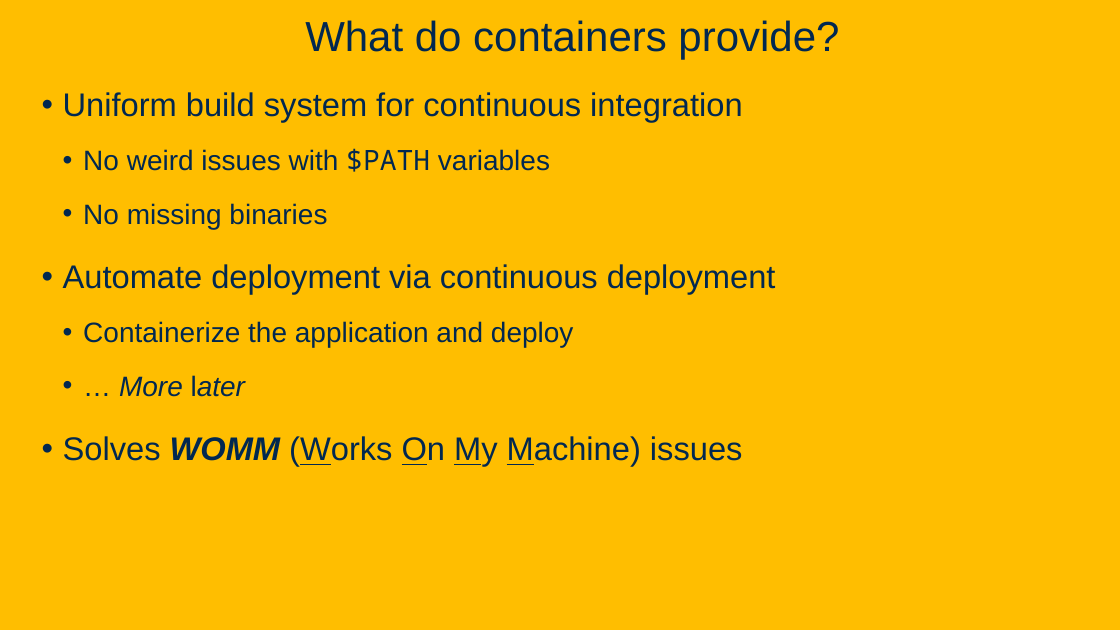
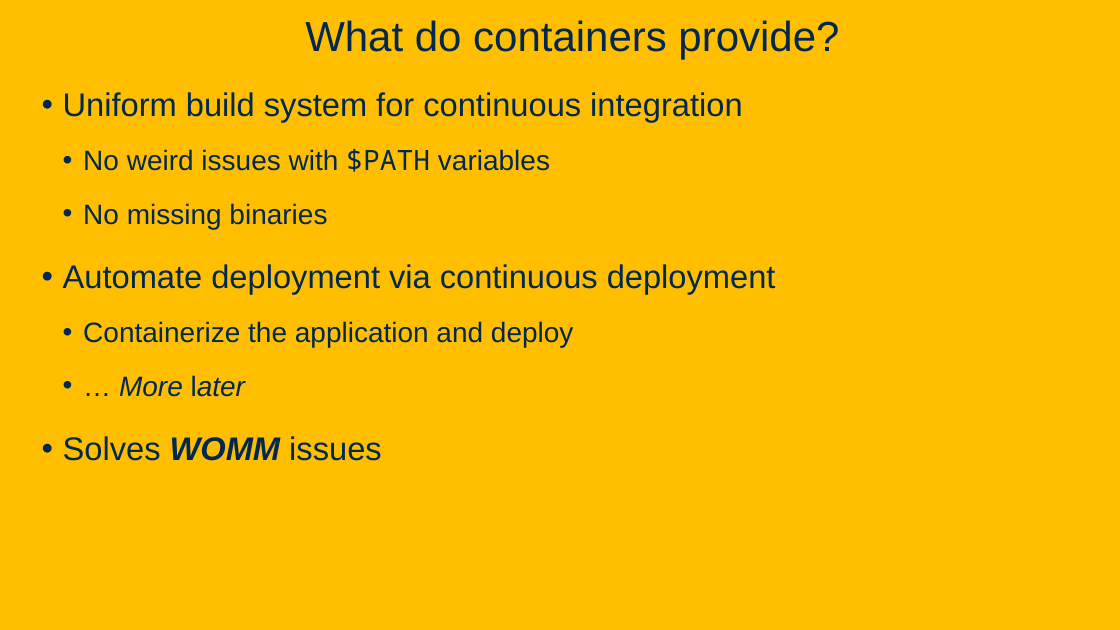
Before and after one commit to davsec-teaching/ecs160-f25, a slide deck: slide 22 of slides/4_unit_testing_mocking_frameworks_CI.pptx (slide 20 before the commit). Drawn at 1120x630 pixels with LibreOffice and Linux fonts; fonts in the diff are those of the drawing; background and template pictures are left out. Boxes give left, top, right and bottom in pixels: in the first picture for what was removed or moved away, otherwise in the second. Text is boxed around its words. In the diff, an @@ line names an element or a change of style, - is before the commit and + after.

Commit message:
Update slides

```diff
--- a/slides/4_unit_testing_mocking_frameworks_CI.pptx
+++ b/slides/4_unit_testing_mocking_frameworks_CI.pptx
@@ text at <box>63,436,381,461</box>: text changed @@
-• Solves WOMM (Works On My Machine) issues
+• Solves WOMM issues
```
Also in this commit, not shown: 5 slides added, 3 slides removed, 3 other files.
